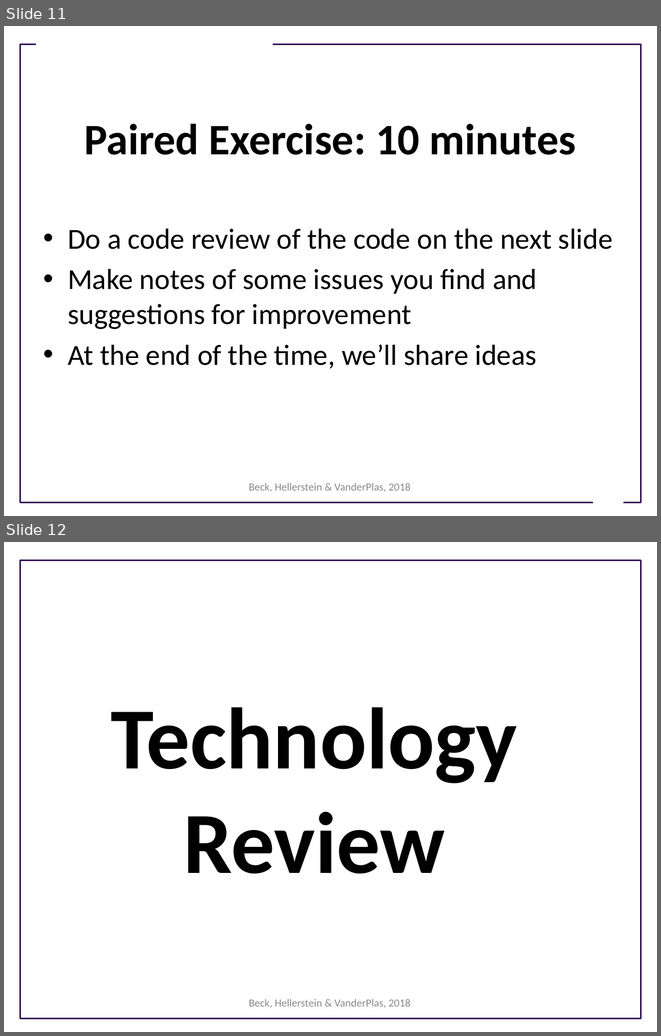
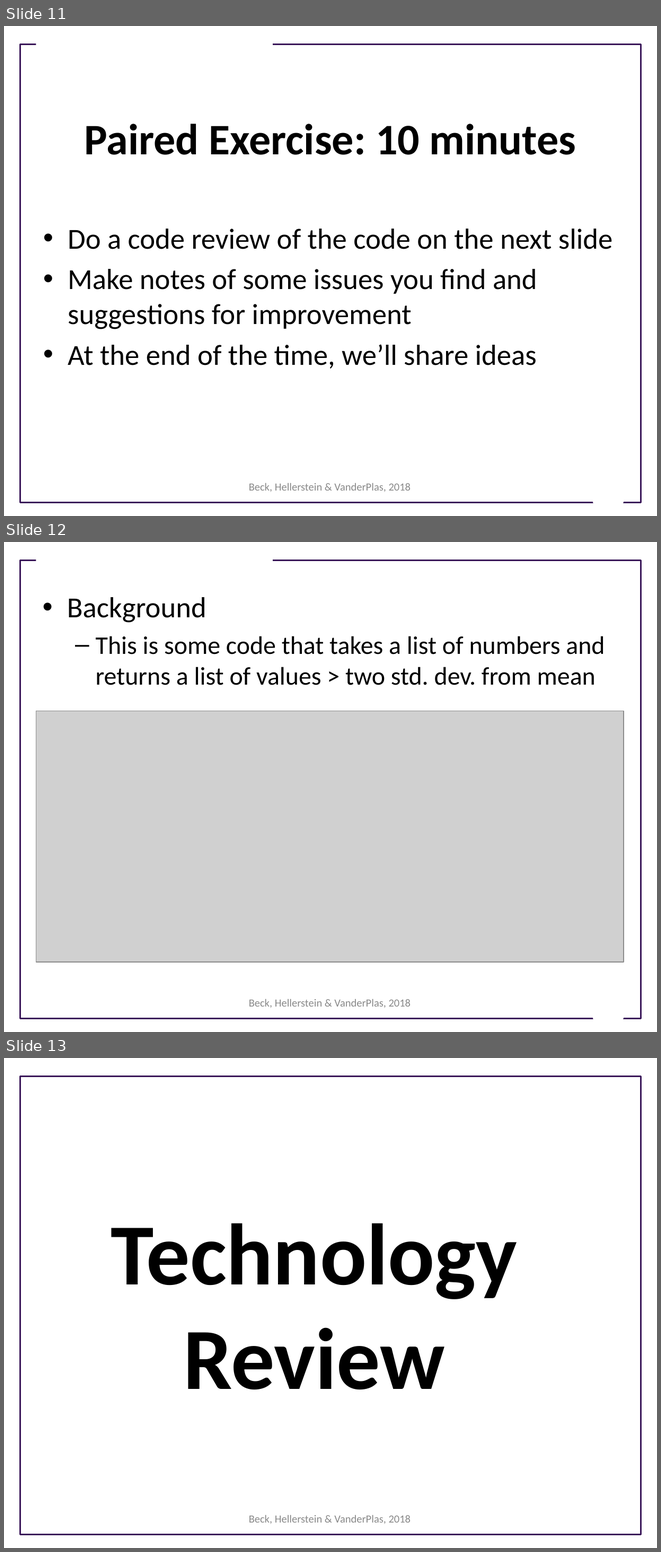
Before and after one commit to UWSEDS/LectureNotes-Spring2018, a slide deck: 03-Working-in-Teams.pptx. Shown one above the other, each under a label of ours: slides 11 and 12 before the commit, slides 11, 12 and 13 after it. The pictures are 661x1036 and 661x1552 pixels, drawn with LibreOffice and Linux fonts; fonts in the diff are those of the drawing; grey boxes stand for pictures; background and template pictures are left out. Boxes give left, top, right and bottom in pixels: in the first picture for what was removed or moved away, otherwise in the second. Text is boxed around its words. In the diff, an @@ line names an element or a change of style, - is before the commit and + after.

Commit message:
added code for review

```diff
--- a/03-Working-in-Teams.pptx
+++ b/03-Working-in-Teams.pptx
@@ slide 12 added at (4, 542, 657, 1032), background #FFFFFF; not listed: 3 template elements that a slide beside it also shows @@
@@ text added at (67, 597, 604, 685), 28 pt, text #000000 @@
+• Background
+  – This is some code that takes a list of numbers and returns a list of values > two std. dev. from mean
@@ picture added at (36, 711, 624, 961) @@
@@ text added at (249, 999, 411, 1007), 12 pt, text #898989 @@
+Beck, Hellerstein & VanderPlas, 2018
@@ what was slide 12 is now slide 13 @@
```
